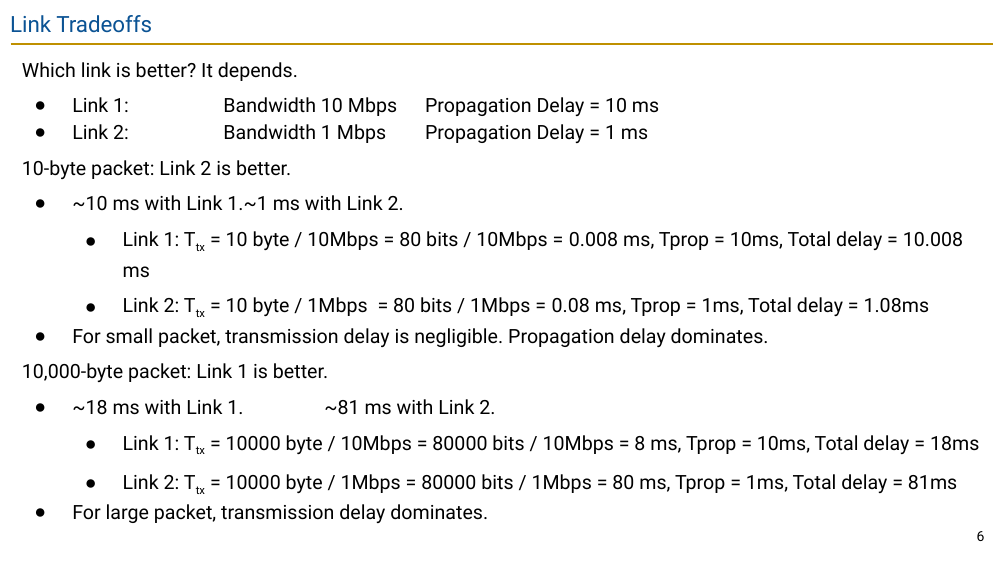
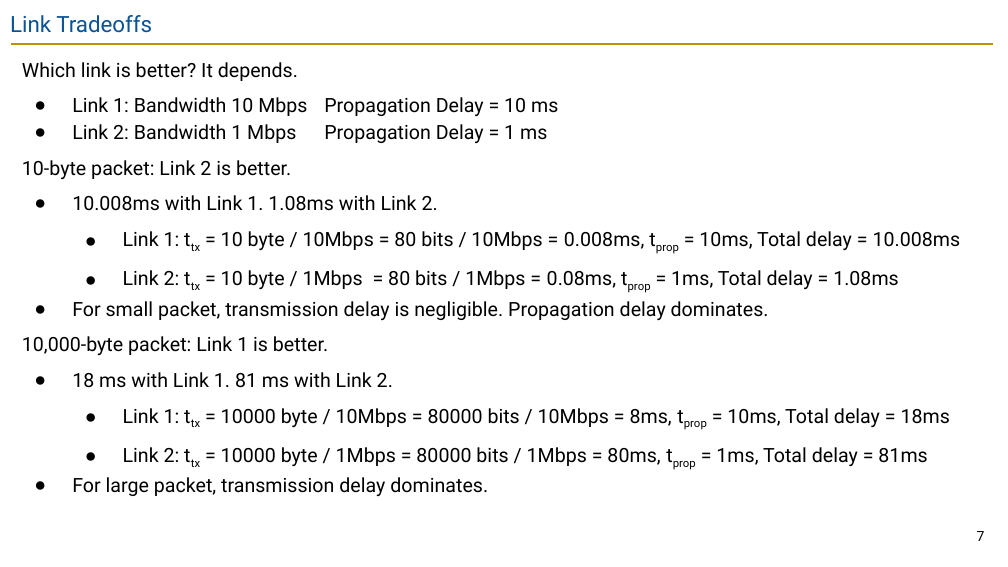
Before and after one commit to guhofstra/CSC175Sp26, a slide deck: slide 7 of PPTs/Lecture 3 - Links.pptx (slide 6 before the commit). Drawn at 1008x567 pixels with LibreOffice and Linux fonts; fonts in the diff are those of the drawing. Boxes give left, top, right and bottom in pixels: in the first picture for what was removed or moved away, otherwise in the second. Text is boxed around its words. In the diff, an @@ line names an element or a change of style, - is before the commit and + after.

```diff
--- a/PPTs/Lecture 3 - Links.pptx
+++ b/PPTs/Lecture 3 - Links.pptx
@@ text at (x1=72, y1=195, x2=961, y2=290): text changed @@
-● ~10 ms with Link 1.~1 ms with Link 2.
-  ● Link 1: Ttx = 10 byte / 10Mbps = 80 bits / 10Mbps = 0.008 ms, Tprop = 10ms, Total delay = 10.008 ms
-  ● Link 2: Ttx = 10 byte / 1Mbps = 80 bits / 1Mbps = 0.08 ms, Tprop = 1ms, Total delay = 1.08ms
+● 10.008ms with Link 1. 1.08ms with Link 2.
+  ● Link 1: ttx = 10 byte / 10Mbps = 80 bits / 10Mbps = 0.008ms, tprop = 10ms, Total delay = 10.008ms
+  ● Link 2: ttx = 10 byte / 1Mbps = 80 bits / 1Mbps = 0.08ms, tprop = 1ms, Total delay = 1.08ms
@@ text at (x1=72, y1=372, x2=950, y2=467): text changed @@
-● ~18 ms with Link 1. ~81 ms with Link 2.
-  ● Link 1: Ttx = 10000 byte / 10Mbps = 80000 bits / 10Mbps = 8 ms, Tprop = 10ms, Total delay = 18ms
-  ● Link 2: Ttx = 10000 byte / 1Mbps = 80000 bits / 1Mbps = 80 ms, Tprop = 1ms, Total delay = 81ms
+● 18 ms with Link 1. 81 ms with Link 2.
+  ● Link 1: ttx = 10000 byte / 10Mbps = 80000 bits / 10Mbps = 8ms, tprop = 10ms, Total delay = 18ms
+  ● Link 2: ttx = 10000 byte / 1Mbps = 80000 bits / 1Mbps = 80ms, tprop = 1ms, Total delay = 81ms
@@ page number at (x1=977, y1=531, x2=985, y2=541): text changed @@
-6
+7
```
Also in this commit, not shown: 7 other slides changed, 1 slide removed, 4 other files.
